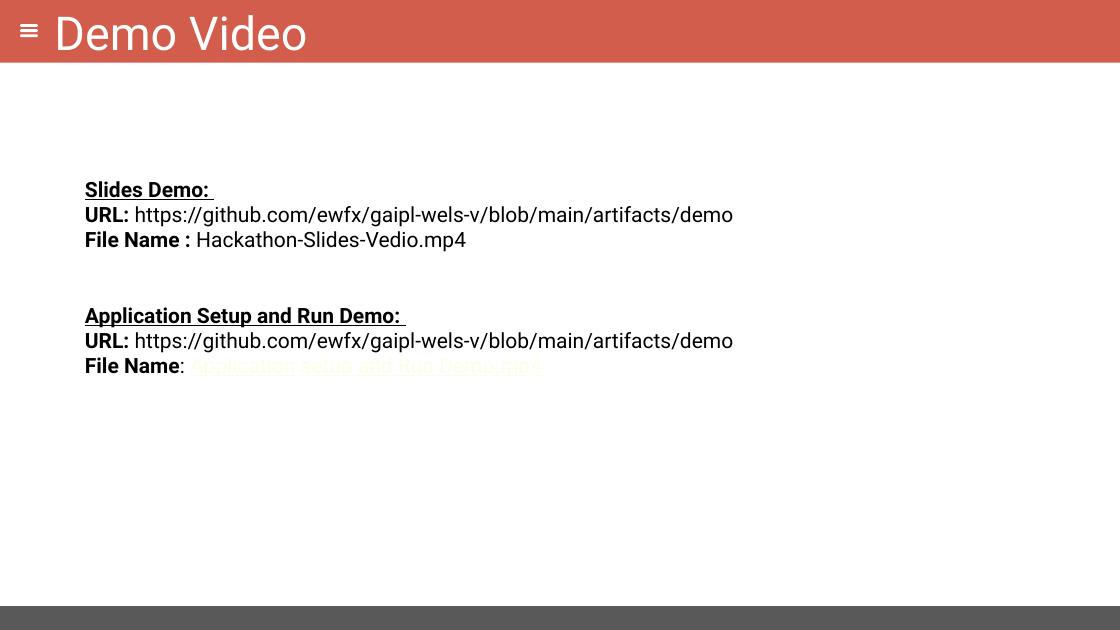
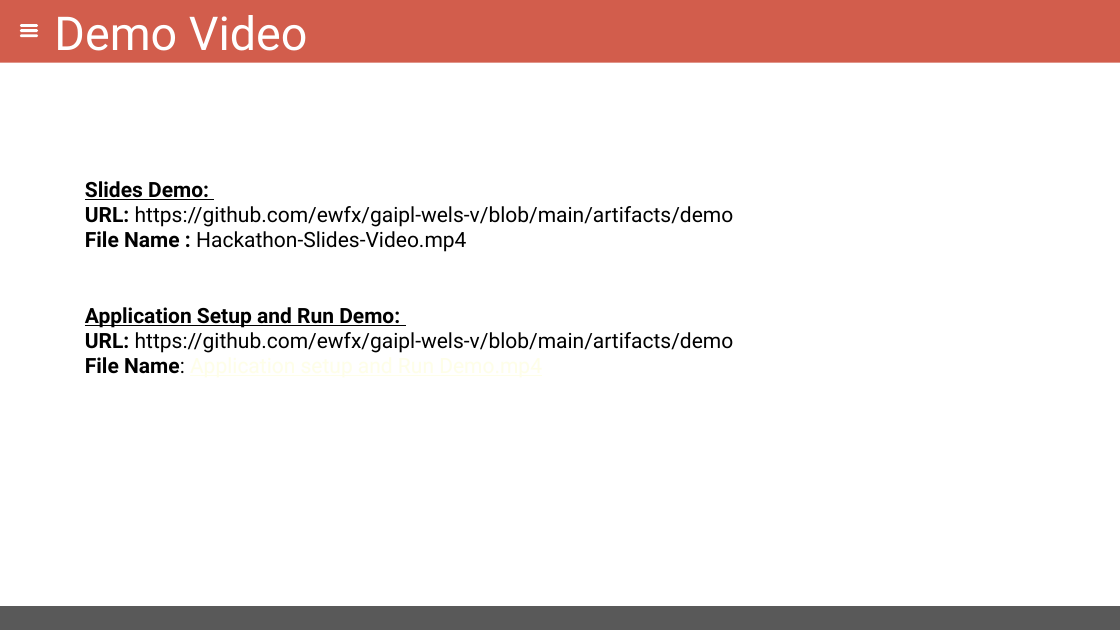
Before and after one commit to ewfx/gaipl-wels-v, a slide deck: slide 11 of artifacts/demo/Hackathon-Presentation - FINAL.pptx. Drawn at 1120x630 pixels with LibreOffice and Linux fonts; fonts in the diff are those of the drawing. Boxes give left, top, right and bottom in pixels: in the first picture for what was removed or moved away, otherwise in the second. Text is boxed around its words. In the diff, an @@ line names an element or a change of style, - is before the commit and + after.

```diff
--- a/artifacts/demo/Hackathon-Presentation - FINAL.pptx
+++ b/artifacts/demo/Hackathon-Presentation - FINAL.pptx
@@ text at (85,231,466,252): text changed @@
-File Name : Hackathon-Slides-Vedio.mp4
+File Name : Hackathon-Slides-Video.mp4
```
Also in this commit, not shown: 1 other file.
